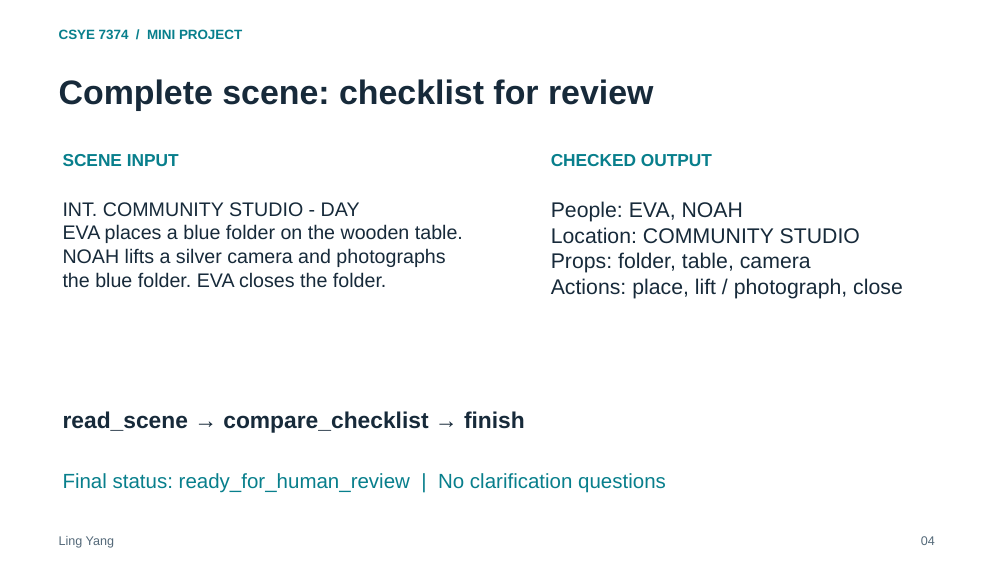
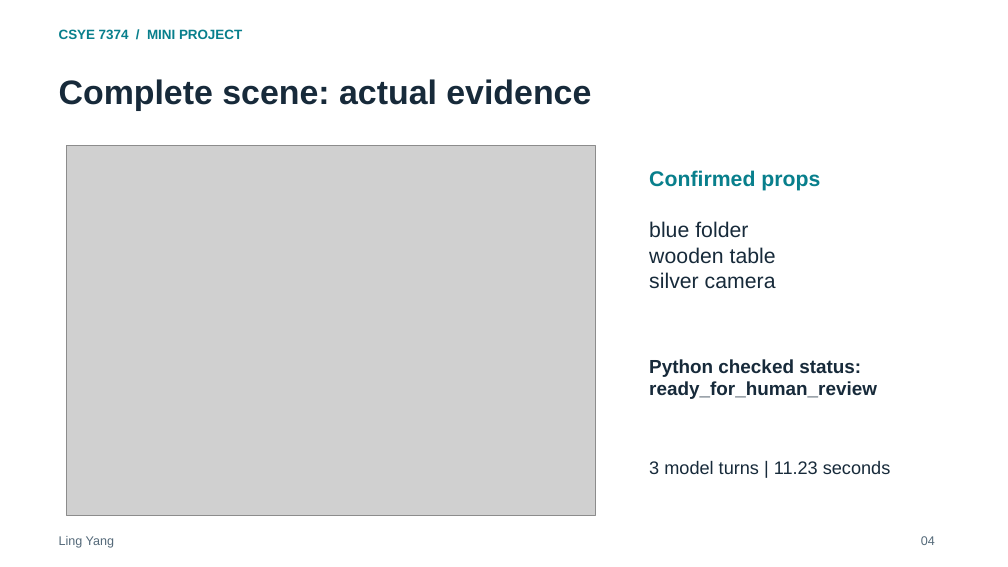
Before and after one commit to ling0021/script-production-checklist-agent, a slide deck: slide 4 of deliverables/Project_Presentation.pptx. Drawn at 1008x567 pixels with LibreOffice and Linux fonts; fonts in the diff are those of the drawing; grey boxes stand for pictures. Boxes give left, top, right and bottom in pixels: in the first picture for what was removed or moved away, otherwise in the second. Text is boxed around its words. In the diff, an @@ line names an element or a change of style, - is before the commit and + after.

Commit message:
Clarify model responsibilities and add live recovery evidence

```diff
--- a/deliverables/Project_Presentation.pptx
+++ b/deliverables/Project_Presentation.pptx
@@ text at <box>59,79,591,111</box>: text changed @@
-Complete scene: checklist for review
+Complete scene: actual evidence
@@ picture added at <box>67,146,595,516</box> @@
@@ text removed at <box>63,154,179,166</box> @@
-SCENE INPUT
@@ text removed at <box>551,154,712,166</box> @@
-CHECKED OUTPUT
@@ text added at <box>649,170,820,191</box>, 20.2 pt, text #087F8C, bold @@
+Confirmed props
@@ text removed at <box>63,202,463,288</box> @@
-INT. COMMUNITY STUDIO - DAY
-EVA places a blue folder on the wooden table.
-NOAH lifts a silver camera and photographs
-the blue folder. EVA closes the folder.
@@ text removed at <box>551,201,903,299</box> @@
-People: EVA, NOAH
-Location: COMMUNITY STUDIO
-Props: folder, table, camera
-Actions: place, lift / photograph, close
@@ text added at <box>649,221,776,289</box>, 20.2 pt, text #172A3A @@
+blue folder
+wooden table
+silver camera
@@ text at <box>649,359,877,399</box>: text changed; size 19.5 to 18 pt; text colour #087F8C to #172A3A; bold on @@
-Final status: ready_for_human_review | No clarification questions
+Python checked status:
+ready_for_human_review
@@ text removed at <box>63,411,525,433</box> @@
-read_scene → compare_checklist → finish
@@ text added at <box>649,461,891,474</box>, 17.2 pt, text #172A3A @@
+3 model turns | 11.23 seconds
```
Also in this commit, not shown: 2 other slides changed, 2 slides added, 2 slides removed, 22 other files.
